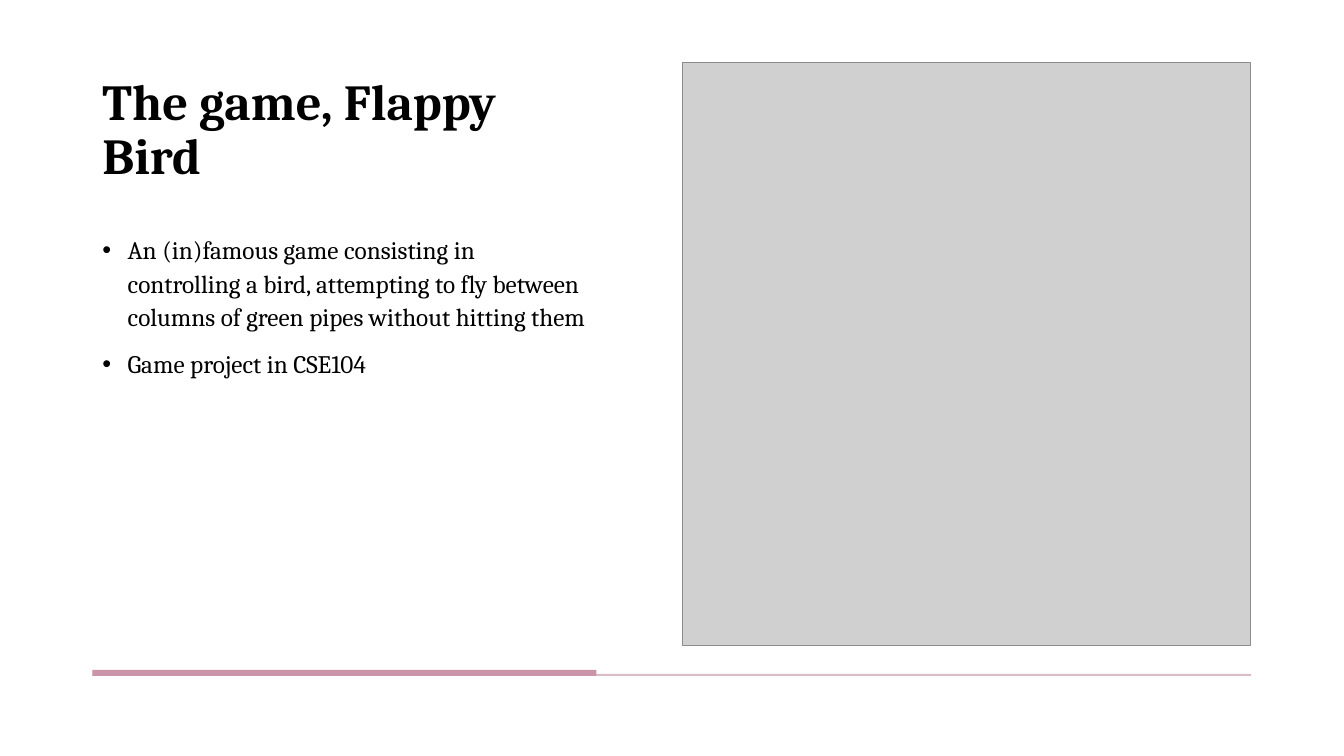
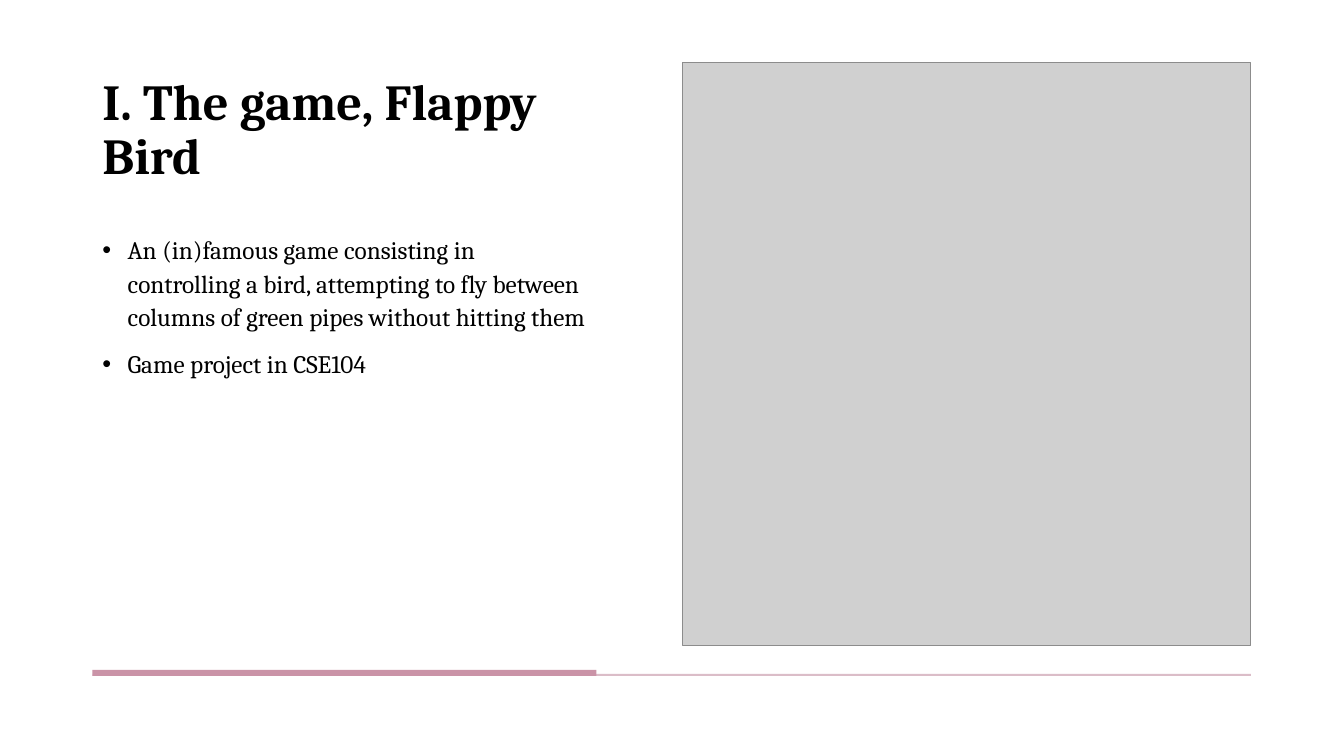
Before and after one commit to lucabonengel/FlappyProject, a slide deck: slide 4 of slides.pptx. Drawn at 1344x756 pixels with LibreOffice and Linux fonts; fonts in the diff are those of the drawing; grey boxes stand for pictures. Boxes give left, top, right and bottom in pixels: in the first picture for what was removed or moved away, otherwise in the second. Text is boxed around its words. In the diff, an @@ line names an element or a change of style, - is before the commit and + after.

```diff
--- a/slides.pptx
+++ b/slides.pptx
@@ title at (x1=102, y1=85, x2=537, y2=175): text changed @@
-The game, Flappy Bird
+I. The game, Flappy Bird
```
Also in this commit, not shown: 10 other slides changed, 11 slides added, 5 other files.
